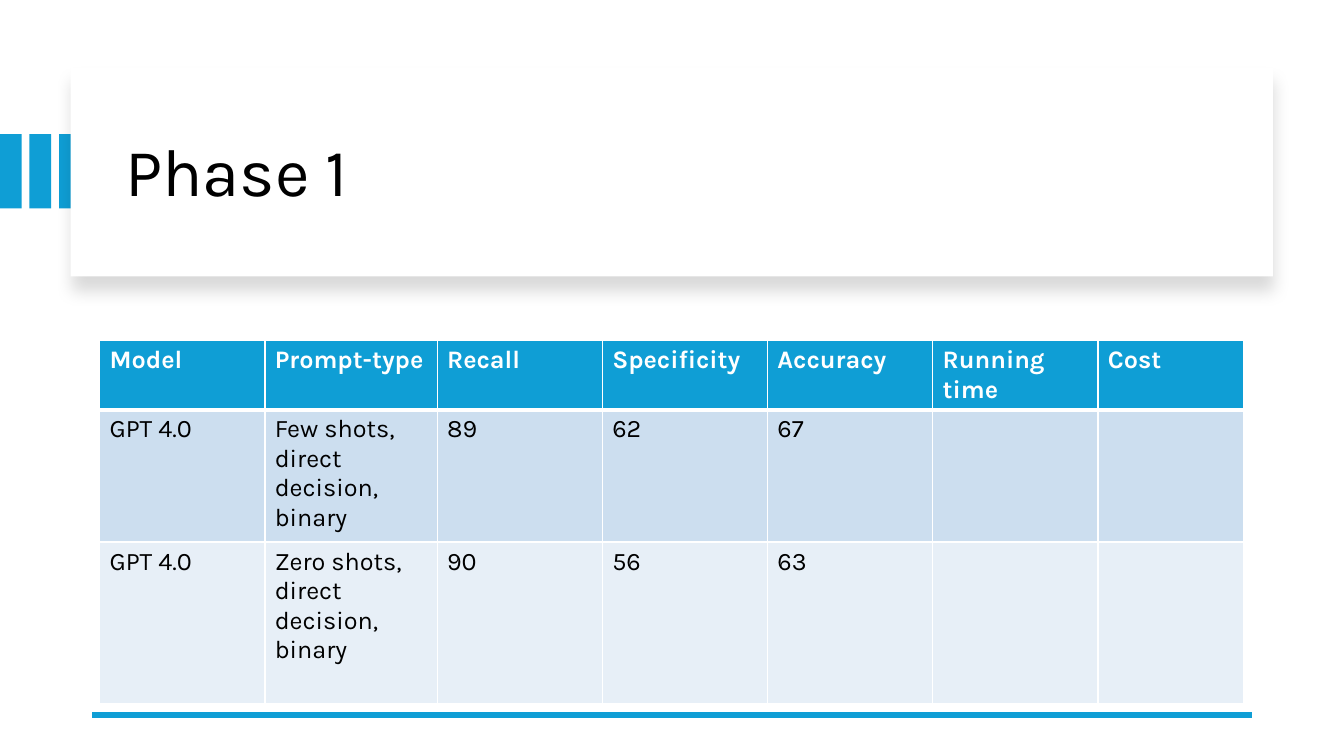
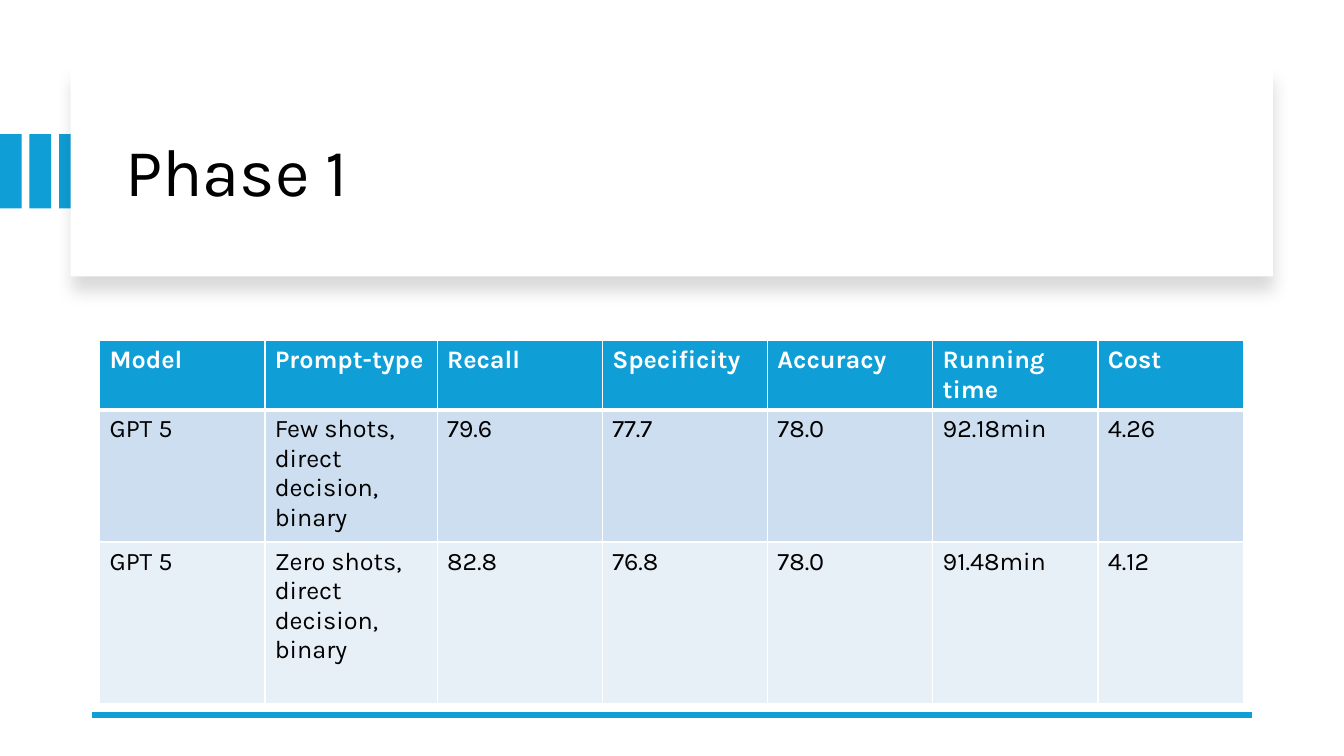
Before and after one commit to KayChansiri/AI-assisted-review-, a slide deck: slide 25 of Final_workflow.pptx. Drawn at 1344x756 pixels with LibreOffice and Linux fonts; fonts in the diff are those of the drawing. Boxes give left, top, right and bottom in pixels: in the first picture for what was removed or moved away, otherwise in the second. Text is boxed around its words. In the diff, an @@ line names an element or a change of style, - is before the commit and + after.

Commit message:
complete gpt 5 test, zero shot and few shot for phase 1 and 2

```diff
--- a/Final_workflow.pptx
+++ b/Final_workflow.pptx
@@ table at (100, 341, 1245, 706) @@
-row 2: GPT 4.0 | Few shots, direct decision, binary | 89 | 62 | 67 |  | 
+row 2: GPT 5 | Few shots, direct decision, binary | 79.6 | 77.7 | 78.0 | 92.18min | 4.26
-row 3: GPT 4.0 | Zero shots, direct decision, binary | 90 | 56 | 63 |  | 
+row 3: GPT 5 | Zero shots, direct decision, binary | 82.8 | 76.8 | 78.0 | 91.48min | 4.12
```
Also in this commit, not shown: 1 other slide changed, 9 other files.
